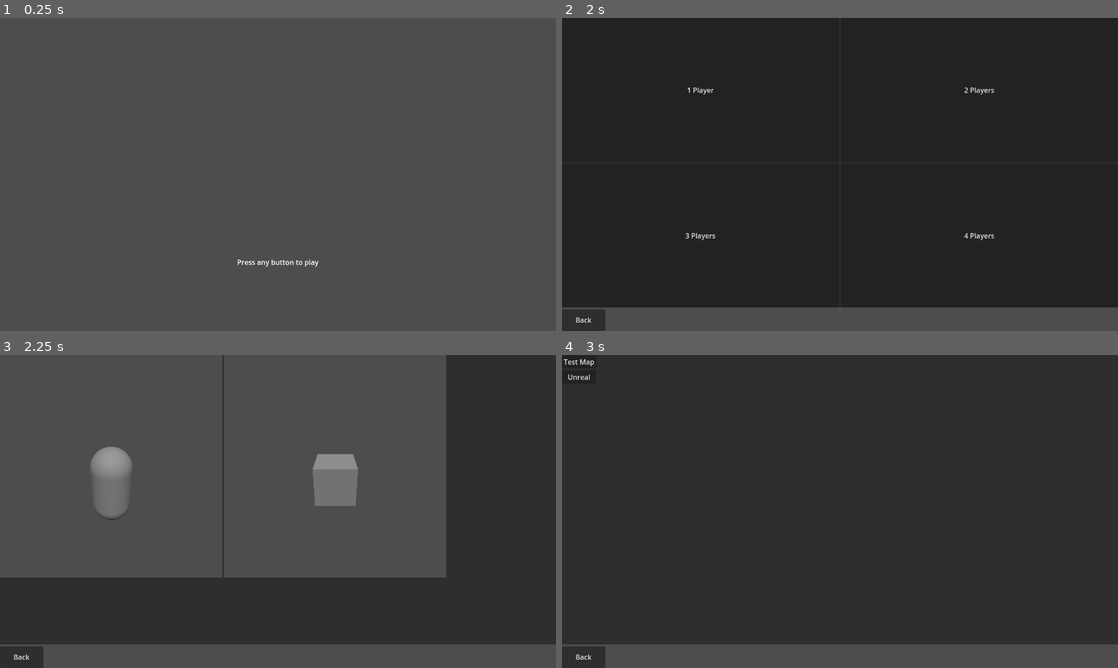
Above: before the commit, frames 1-4 (two rows, left to right).
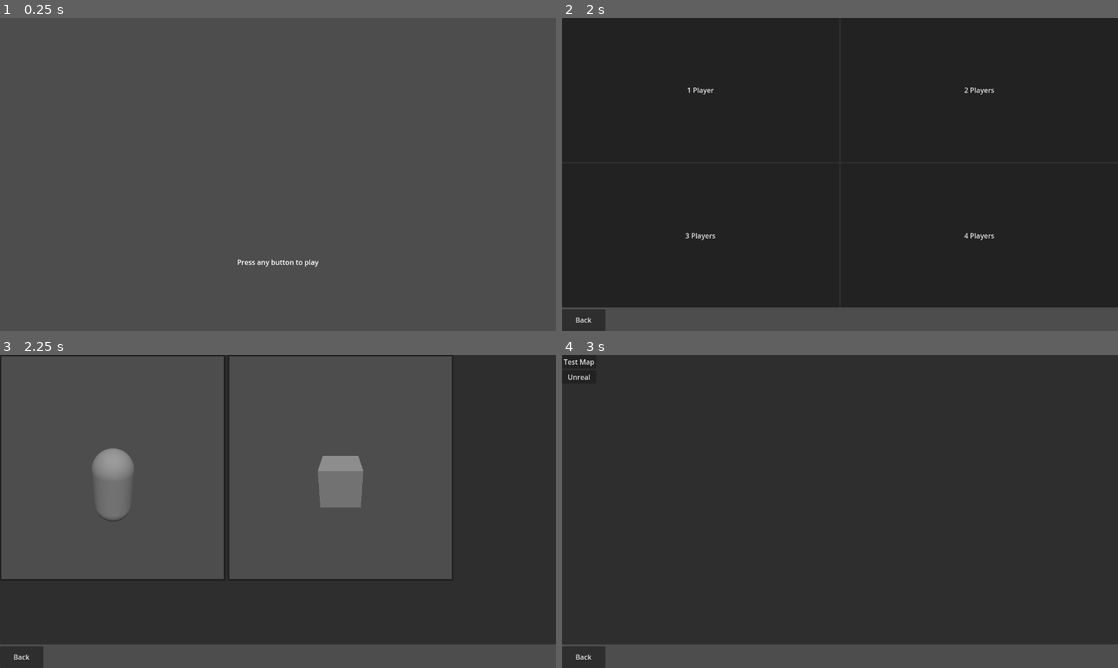
Above: after the commit, the same moments.

Repository: CoffeeCoder1/superpeterkart
Game: Godot game, scene res://scenes/main.tscn
Two runs of this game, one before a commit and one after it. Both use one fixed random seed, a clock stepped at 60 frames per second and the inputs below.
Inputs (mouse positions are in pixels of both pictures, inside the frame that each line leads up to):
- Up to frame 1 (0.25 s): no input
- Up to frame 2 (2 s): tap Enter at 0.5 s; hold Right (ui_right) 0.53-1.25 s; hold N (player1_boost) 0.53-1.25 s; click "Create Game" at 1.25 s
- Up to frame 3 (2.25 s): click "1 Player" at 2 s
- Up to frame 4 (3 s): click (673, 467) at 2.77 s

Frames 1-2 are identical in both runs. In frame 3, 3.0% of the frame differs, in the area x 0-82%, y 0-72%; in frame 4, nothing differs.

Commit message:
Extend Button with the CharacterButton Button gives some more features than TextureButton which should make it easier to add a hover state.

Diff:
--- a/scenes/classes/character_preview/character_button.gd
+++ b/scenes/classes/character_preview/character_button.gd
@@ -1,4 +1,4 @@
-class_name CharacterButton extends TextureButton
+class_name CharacterButton extends Button
 
 var character_preview_world: Node
 
@@ -21,8 +21,8 @@
 
 func _on_hide() -> void:
 	# Remove the texture so Godot doesn't try to draw it and error because the viewport doesn't exist
-	if texture_normal:
-		texture_normal = null
+	if icon:
+		icon = null
 
 	# Unload the character preview world to save memory
 	if character_preview_world:
@@ -39,4 +39,4 @@
 	character_preview_world.kart = kart
 
 	# Set the button texture to the viewport texture
-	texture_normal = character_preview_world.get_texture()
+	icon = character_preview_world.get_texture()
